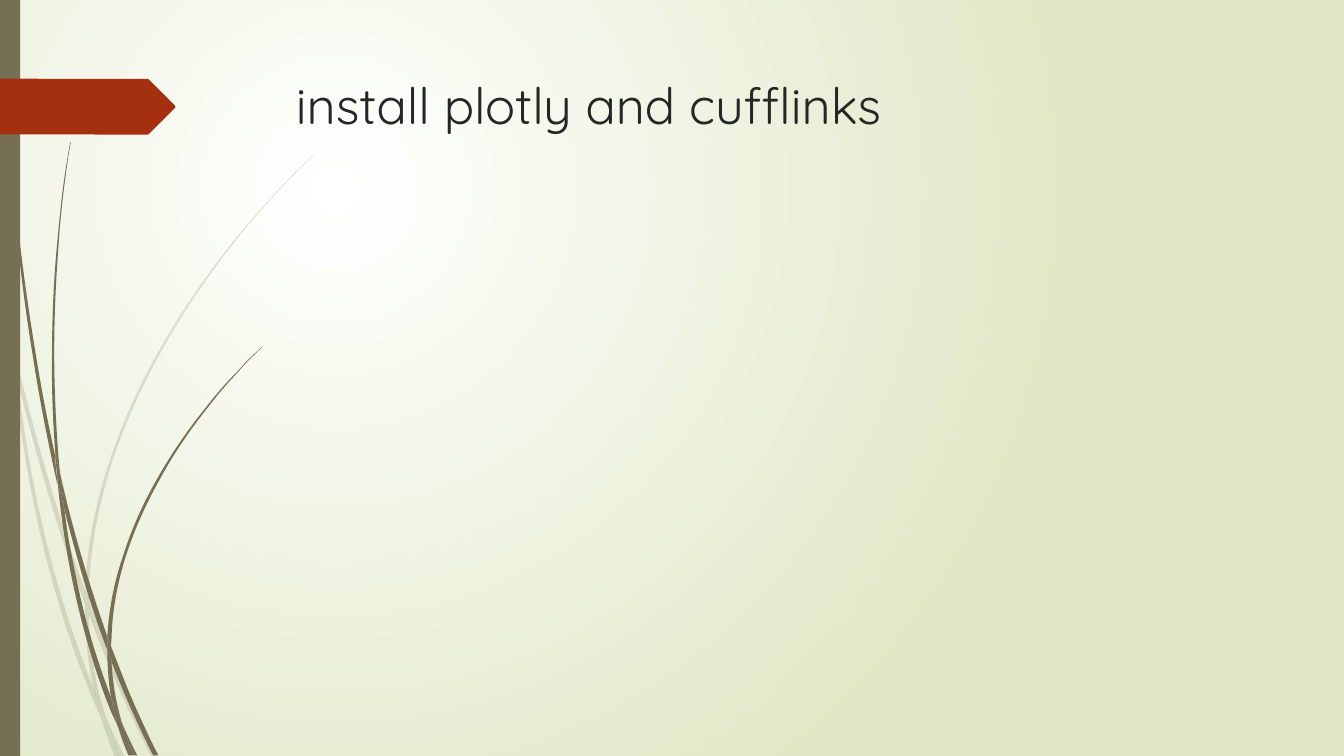
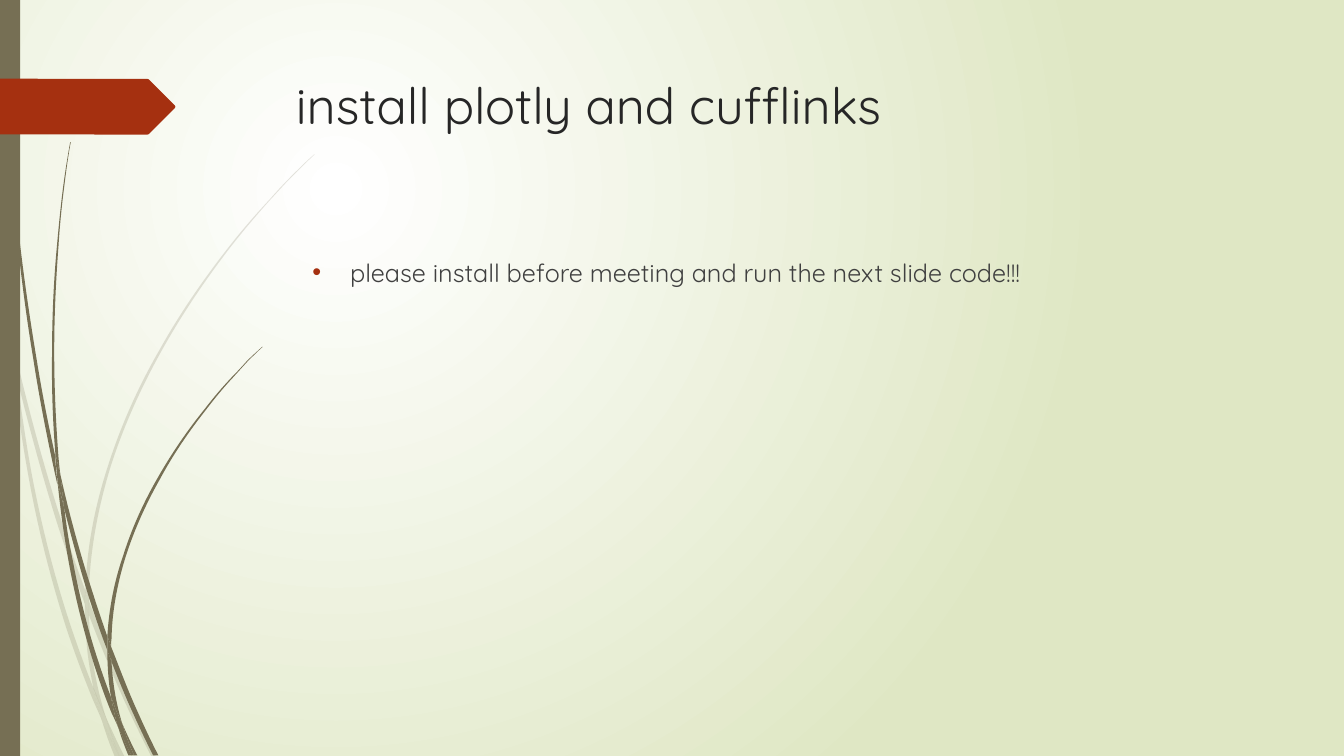
Before and after one commit to lisrael1/plots, a slide deck: slide 4 of plotly.pptx. Drawn at 1344x756 pixels with LibreOffice and Linux fonts; fonts in the diff are those of the drawing. Boxes give left, top, right and bottom in pixels: in the first picture for what was removed or moved away, otherwise in the second. Text is boxed around its words. In the diff, an @@ line names an element or a change of style, - is before the commit and + after.

```diff
--- a/plotly.pptx
+++ b/plotly.pptx
@@ text added at [350,263,1020,287], 18 pt, text #404040 @@
+• please install before meeting and run the next slide code!!!
```
Also in this commit, not shown: 1 slide added.
